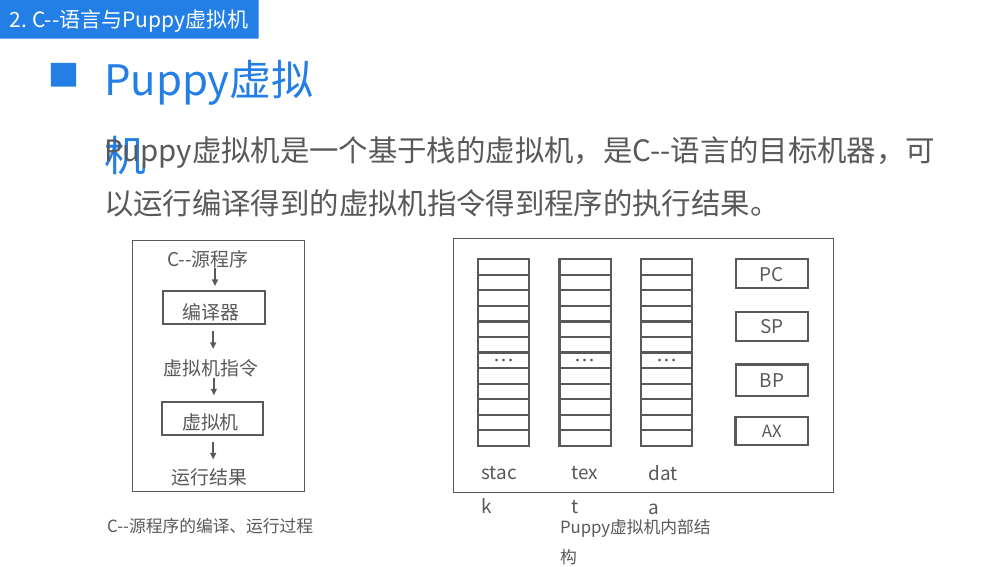
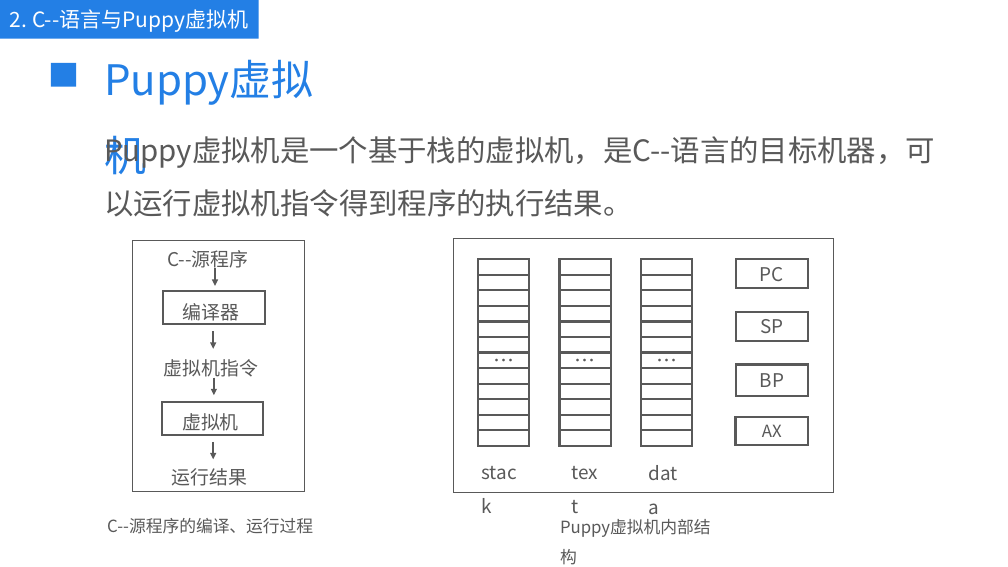
Before and after one commit to kkli28/cc, a slide deck: slide 6 of 论文相关/答辩ppt.pptx (slide 7 before the commit). Drawn at 1008x567 pixels with LibreOffice and Linux fonts; fonts in the diff are those of the drawing. Boxes give left, top, right and bottom in pixels: in the first picture for what was removed or moved away, otherwise in the second. Text is boxed around its words. In the diff, an @@ line names an element or a change of style, - is before the commit and + after.

```diff
--- a/论文相关/答辩ppt.pptx
+++ b/论文相关/答辩ppt.pptx
@@ text at (104,135,935,217): text changed @@
-Puppy虚拟机是一个基于栈的虚拟机，是C--语言的目标机器，可以运行编译得到的虚拟机指令得到程序的执行结果。
+Puppy虚拟机是一个基于栈的虚拟机，是C--语言的目标机器，可以运行虚拟机指令得到程序的执行结果。
```
Also in this commit, not shown: 11 other slides changed, 6 slides removed, 7 other files.
